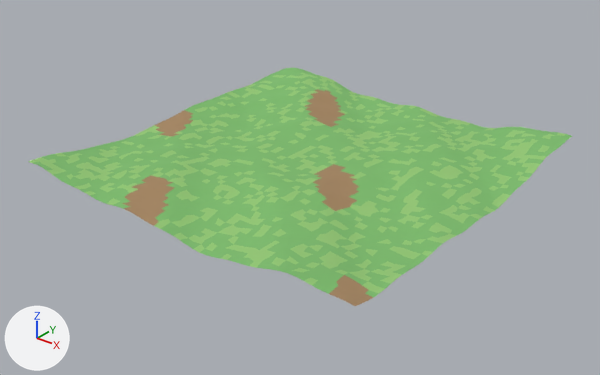
What one commit did to the glTF model assets/models/terrain_01.glb.
Rendered twice from a 50 mm lens placed at (121.7, -155.7, 86.7), pointed at (0.5, -4.2, -7.2). The lights are fixed; the arrows at lower left show +X, +Y and +Z. The first picture is the older version.

The scene before the commit, as lines of its bpy script (objects in view):
```python
mat_herbe = principled_material('Herbe')
mat_herbe.base_color = (0.2, 0.5, 0.15)  # green #7cbc6c
mat_herbe.roughness = 1.0
mat_herbe_claire = principled_material('Herbe_claire')
mat_herbe_claire.base_color = (0.3, 0.58, 0.18)  # green #95c876
mat_herbe_claire.roughness = 1.0
mat_terre = principled_material('Terre')
mat_terre.base_color = (0.38, 0.24, 0.12)  # brown #a68661
mat_terre.roughness = 1.0
me_terrain_01 = bpy.data.meshes.new('terrain_01')
me_terrain_01.from_pydata(...)  # 2601 vertices, 5000 faces; spans x -50.0..50.0, y -50.0..50.0, z -2.3..2.7
# faces by material slot: [3250, 1398, 352]
me_terrain_01.materials.append(mat_herbe)  # green #7cbc6c
me_terrain_01.materials.append(mat_herbe_claire)  # green #95c876
me_terrain_01.materials.append(mat_terre)  # brown #a68661
ob_terrain_01_col = bpy.data.objects.new('terrain_01-col', me_terrain_01)
ob_terrain_01_col.location = (0.0, 0.0, 0.0)
```
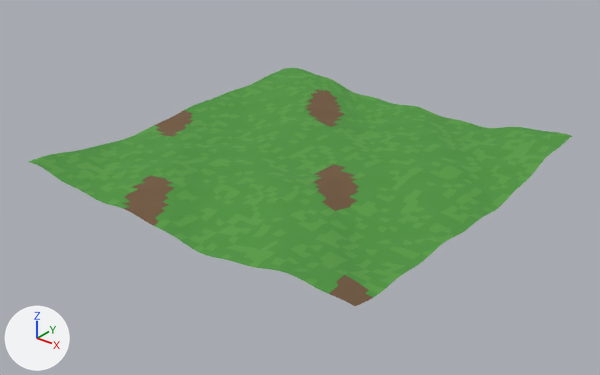
What differs and where, as boxes (x1, y1, x2, y2) in the pictures (600 x 375 px):
'terrain_01-col', recoloured (darker)
    both: (29, 68, 572, 306)

Diff of the bpy script that builds the scene:
```diff
--- a/assets/models/terrain_01.glb.py
+++ b/assets/models/terrain_01.glb.py
@@ mat_herbe @@
 mat_herbe = principled_material('Herbe')
-mat_herbe.base_color = (0.2, 0.5, 0.15)  # green #7cbc6c
+mat_herbe.base_color = (0.075, 0.3, 0.05)  # green #4d953f
 mat_herbe.roughness = 1.0
@@ mat_herbe_claire @@
 mat_herbe_claire = principled_material('Herbe_claire')
-mat_herbe_claire.base_color = (0.3, 0.58, 0.18)  # green #95c876
+mat_herbe_claire.base_color = (0.1, 0.34, 0.06)  # green #599e45
 mat_herbe_claire.roughness = 1.0
@@ mat_terre @@
 mat_terre = principled_material('Terre')
-mat_terre.base_color = (0.38, 0.24, 0.12)  # brown #a68661
+mat_terre.base_color = (0.17, 0.1, 0.05)  # brown #73593f
 mat_terre.roughness = 1.0
```
